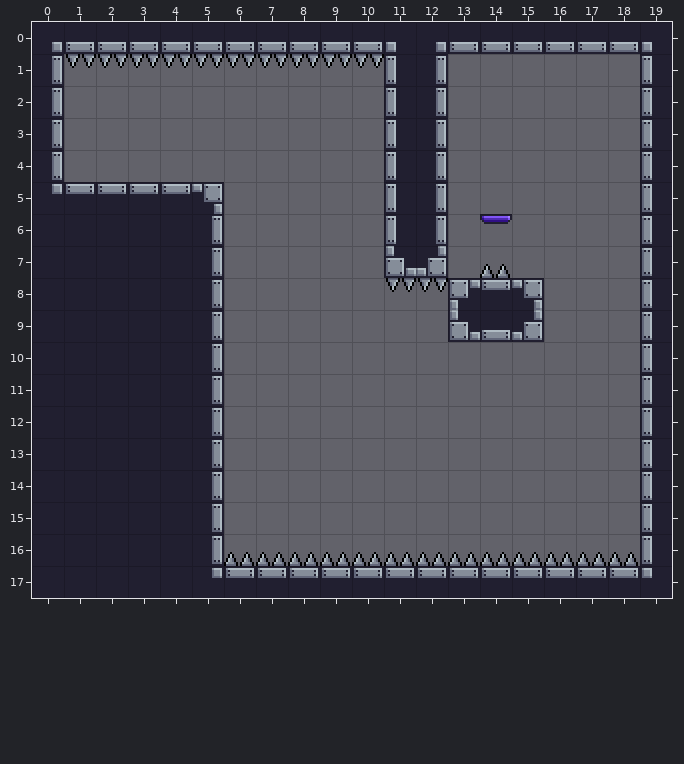
Two versions of a level (Tiled map, assets_source/maps/level03.tmx). The picture above is the old version.
Cells are 16x16 px. Shown: x 0..19, y 0..17.
The result:
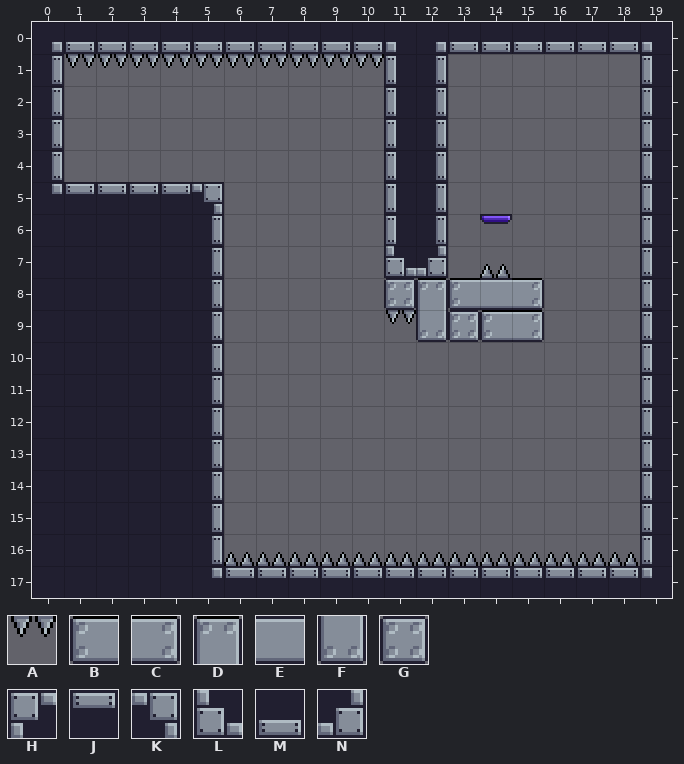
Key: from "main_tileset": A 36 turned 180, B 93, C 94, D 95, E 97, F 125, G 155, H 180, J 181, K 182, L 240, M 241, N 242.
_ is an empty cell.
Changes in this commit:
{"where": "layer \"Tile Layer 1\""}
{"y":8,"x":11,"old":"AAHJK","new":"GDBEC"}
{"y":9,"x":11,"old":"__LMN","new":"AFGBC"}
{"label":"changed","picture_box":[384,278,544,342]}
